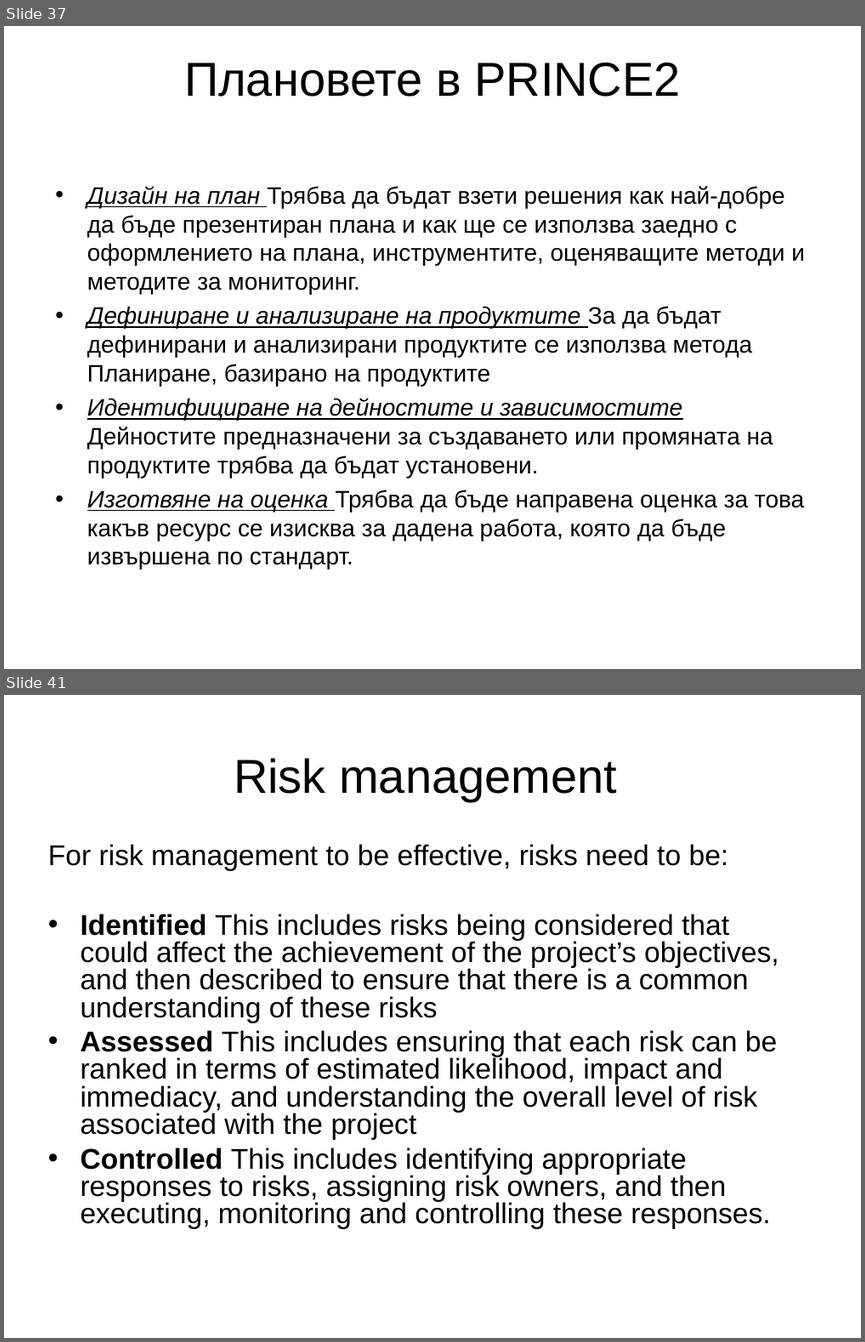
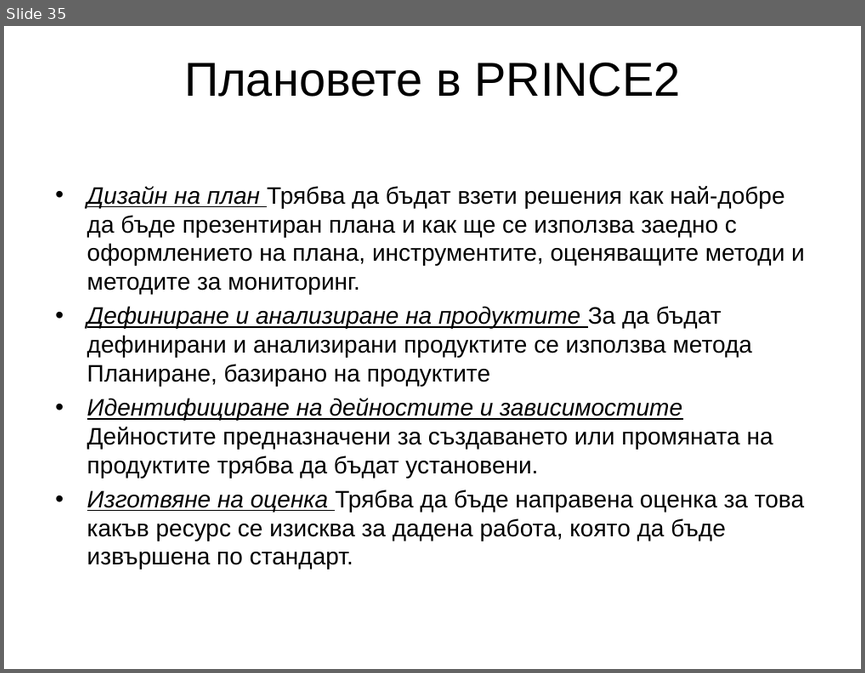
Before and after one commit to marvellouz/PM, a slide deck: prince2_v0.6bg.ppt. Shown one above the other, each under a label of ours: slides 37 and 41 before the commit, slide 35 after it; the slides between them are not shown. The pictures are 865x1342 and 865x673 pixels, drawn with LibreOffice and Linux fonts; fonts in the diff are those of the drawing. Boxes give left, top, right and bottom in pixels: in the first picture for what was removed or moved away, otherwise in the second. Text is boxed around its words. In the diff, an @@ line names an element or a change of style, - is before the commit and + after.

Commit message:
Risk register.

```diff
--- a/prince2_v0.6bg.ppt
+++ b/prince2_v0.6bg.ppt
@@ slide 41 removed at (4,695,861,1338), background #FFFFFF @@
@@ text removed at (48,758,779,1229) @@
-Risk management
-For risk management to be effective, risks need to be:
-• Identified This includes risks being considered that could affect the achievement of the project’s objectives, and then described to ensure that there is a common understanding of these risks
-• Assessed This includes ensuring that each risk can be ranked in terms of estimated likelihood, impact and immediacy, and understanding the overall level of risk associated with the project
-• Controlled This includes identifying appropriate responses to risks, assigning risk owners, and then executing, monitoring and controlling these responses.
@@ what was slide 37 is now slide 35 @@
```
Also in this commit, not shown: 50 slides changed, 4 other slides removed, 1 other file.
